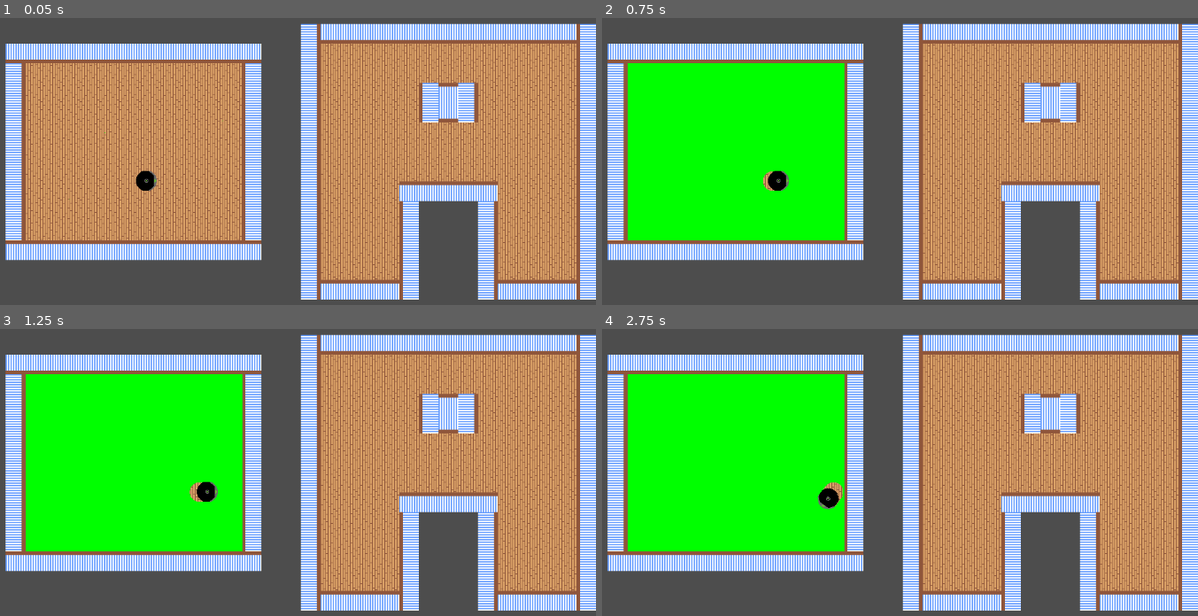
Above: before the commit, frames 1-4 (two rows, left to right).
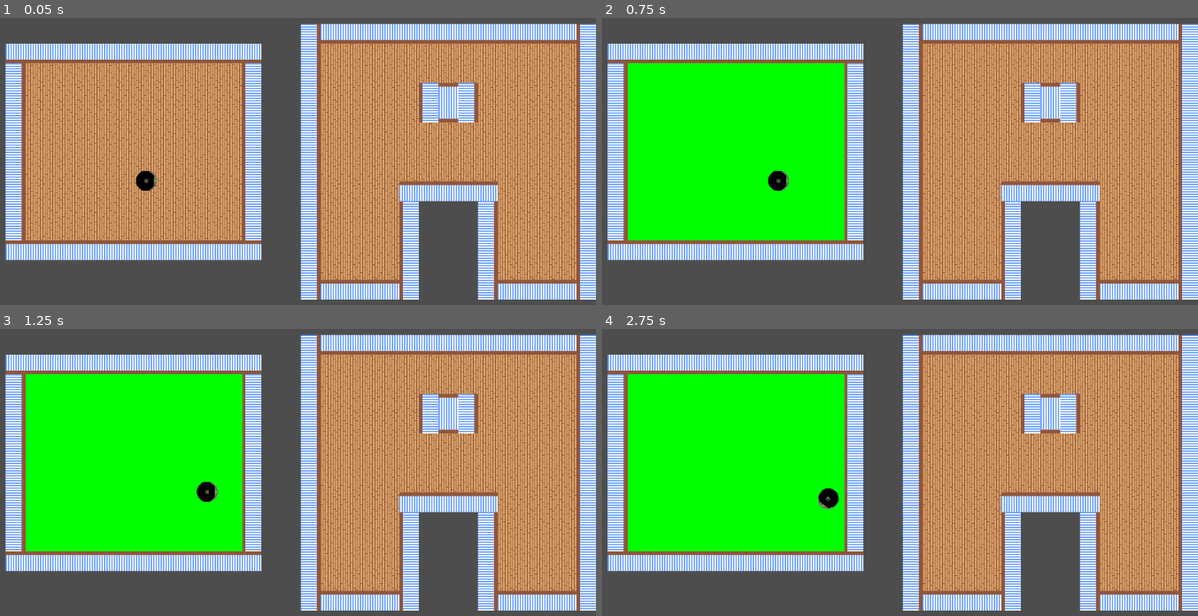
Above: after the commit, the same moments.

Repository: NatYoungren/roombot
Game: Godot game, scene res://scenes/test_level.tscn
Two runs of this game, one before a commit and one after it. Both use one fixed random seed, a clock stepped at 60 frames per second and the inputs below.
Inputs:
- Up to frame 1 (0.05 s): no input
- Up to frame 2 (0.75 s): tap Enter (ui_accept) at 0.5, 0.6 s
- Up to frame 3 (1.25 s): tap Enter (ui_accept) at 0.77, 1.07 s
- Up to frame 4 (2.75 s): tap Enter (ui_accept) at 1.35, 1.52, 1.82, 2.1 s

Frame 1 is identical in both runs. In frame 2, less than 0.1% of the frame differs, in the area x 27-29%, y 53-61%; in frame 3, less than 0.1%; in frame 4, 0.1%, in the area x 37-41%, y 53-62%.
Error after the commit: Invalid call to function 'clean_pixel' in base 'Node2D (FilthLayer)'. Expected 2 argument(s). (res://scripts/cleaners/circle_cleaner.gd:29)

Commit message:
Added image filth

Diff:
--- a/roombot/scripts/filth_layer.gd
+++ b/roombot/scripts/filth_layer.gd
@@ -2,8 +2,6 @@
 
 # TODO:
 # fix_alpha_edges could be useful to clean up edges after drawing/erasing.
-
-
 
 @onready var sprite: Sprite2D = $sprite
 
@@ -13,6 +11,7 @@
 
 var debug_color: Color = Color.GREEN
 
+var refresh_needed: bool = false
 
 # # #
 # Initialization
@@ -33,31 +32,80 @@
 # # #
 # Public methods
 
-func clean_pixel(pos: Vector2i) -> float:
+func clean_pixel(x: int, y: int) -> float:
 	# NOTE: No bounds checking.
-	var alpha: float = image.get_pixel(pos.x, pos.y).a
-	image.set_pixel(pos.x, pos.y, Color.TRANSPARENT)
+	var alpha: float = image.get_pixel(x, y).a
+	image.set_pixel(x, y, Color.TRANSPARENT)
+	#refresh_needed = true
 	return alpha
 
-func color_pixel(pos: Vector2i, clr: Color) -> void:
+func color_pixel(x: int, y: int, clr: Color) -> void:
 	# NOTE: No bounds checking.
-	image.set_pixel(pos.x, pos.y, clr)
+	image.set_pixel(x, y, clr)
+	#refresh_needed = true
 
-# TODO: Paste image method
 
+func blend_pixel(x: int, y: int, clr: Color, weight: float = 0.5) -> void:
+	# NOTE: No bounds checking.
+	var dst_clr: Color = image.get_pixel(x, y)
+	var blended_clr: Color = dst_clr.lerp(clr, weight)
+	color_pixel(x, y, blended_clr)
+	#refresh_needed = true
+
+## Draw src_img onto filth_layer, with top_left corner at the given pos.
+## 	alpha_mod: Scales src_img opacity.
+## 	skip_transparent: Skips over transparent src_img pixels (to avoid removing filth).
+func apply_image_at(x: int, y: int, src_img: Image, alpha_mod: float = 1.0, skip_transparent: bool = true) -> void:
+	# TODO: Blend argument?
+	var src_size: Vector2i = src_img.get_size()
+
+	# NOTE: These are bounds for the portion of src_image that overlap filth_layer.
+	var x_range: Vector2i = Vector2i(max(-x, 0), min(src_size.x, img_size.x-x))
+	var y_range: Vector2i = Vector2i(max(-y, 0), min(src_size.y, img_size.y-y))
+
+	# Loop over src_image pixels, pasting onto filth_layer with pos offset.
+	# 	Would be good to find a way to optimize w/ get_region, or by editing image data directly.
+	#	Cannot see a built-in way to plop an Image onto another, but thats not too surprising.
+	for src_x in range(x_range.x, x_range.y):
+		for src_y in range(y_range.x, y_range.y):
+			var src_clr: Color = src_img.get_pixel(src_x, src_y)
+
+			if skip_transparent and src_clr.a == 0.0: continue
+			src_clr.a *= alpha_mod
+
+			# TODO: Blend pixels?
+			color_pixel(x + src_x, y + src_y, src_clr)
+
+
+func apply_image_from_file(x: int, y: int, file_path: String, alpha_mod: float = 1.0) -> void:
+	var src_img: Image = Image.new()
+	var _err: Error = src_img.load(file_path) # TODO: Causes a warning. Preload images.
+	#print("Loaded image from file ", file_path, ": ", _err)
+
+	apply_image_at(x, y, src_img, alpha_mod)
 
 # # #
 # Debug methods
 
 func debug_fill_image(clr: Color = debug_color) -> void:
 	image.fill(clr)
+	#refresh_needed = true
+
+func random_junk(x: int = randi() % img_size.x, y: int = randi() % img_size.y, alpha: float = 1.0) -> void:
+	var n_junk_imgs: int = 2
+	apply_image_from_file(x, y, "res://assets/filth/junk" + str((randi() % n_junk_imgs) + 1) + ".png", alpha)
 
 
+# # #
+# Update methods
 func _process(_delta: float) -> void:
 	# DEBUG: Adds a random green pixel each frame
-	color_pixel(Vector2i(randi() % img_size.x, randi() % img_size.y), debug_color)
+	color_pixel(randi() % img_size.x, randi() % img_size.y, debug_color)
 
 	# This is ok for now.
 	# TODO: Only recreate texture if changes are made?
 	#		Could we modify the existing texture somehow?
 	sprite.texture = ImageTexture.create_from_image(image)
+	#if refresh_needed:
+		#sprite.texture = ImageTexture.create_from_image(image)
+		#refresh_needed = false
Binary file added: roombot/assets/filth/junk.aseprite
Binary file added: roombot/assets/filth/junk1.png
Not shown, added: roombot/assets/filth/junk1.png.import
Binary file added: roombot/assets/filth/junk2.png
Not shown, added: roombot/assets/filth/junk2.png.import
